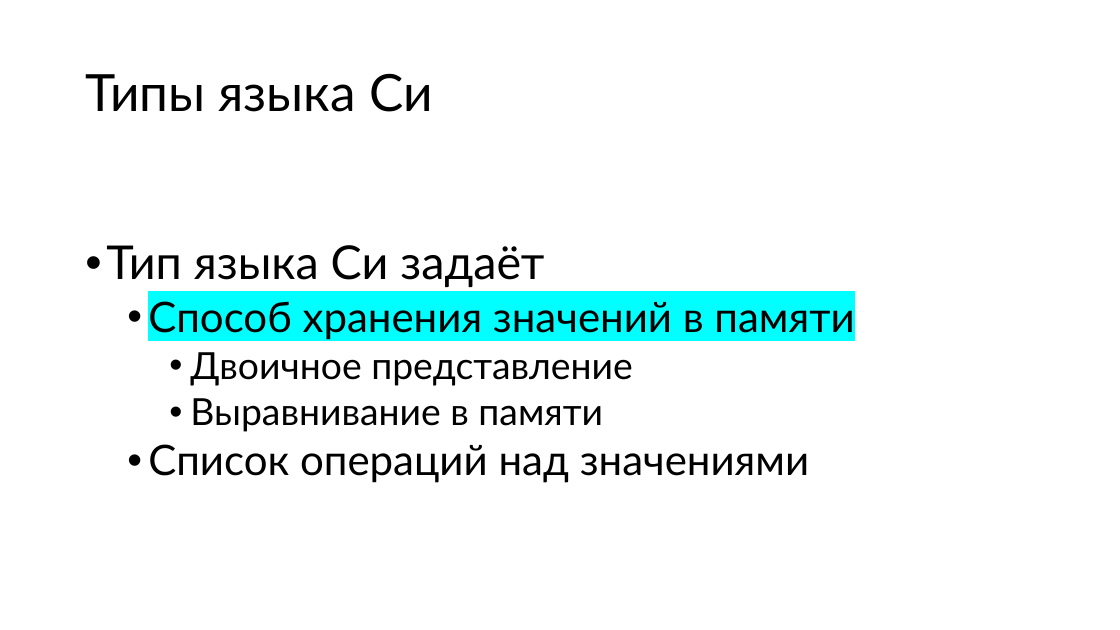
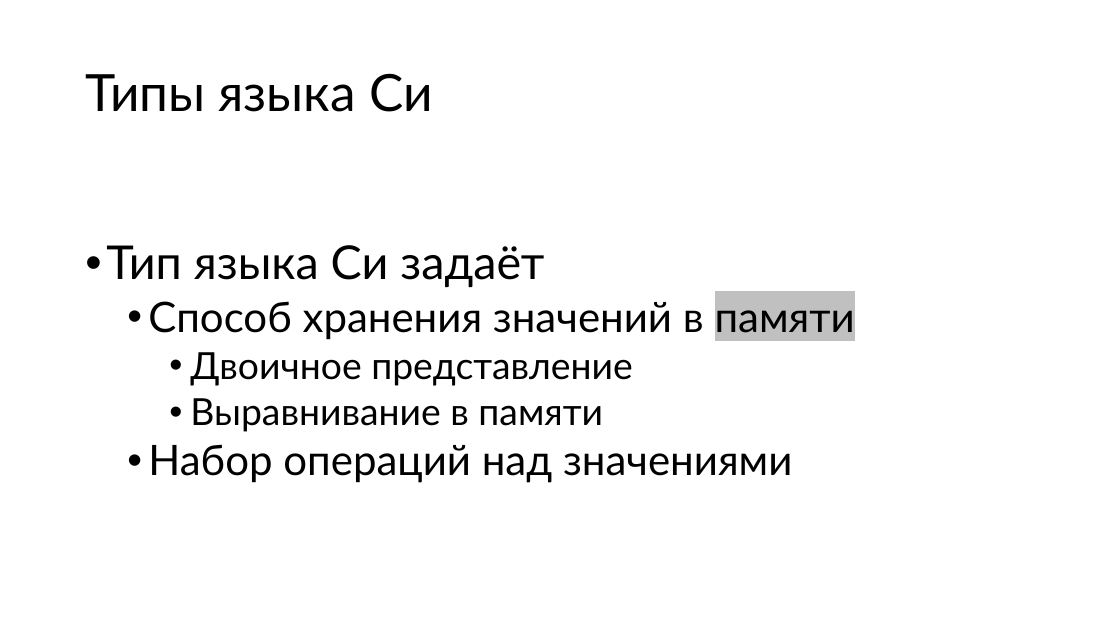
Before and after one commit to Evgueni-Petrov-aka-espetrov/Algorithms-and-Programming-in-C-pptx, a slide deck: slide 5 of 001 Типы языка Си.pptx. Drawn at 1120x630 pixels with LibreOffice and Linux fonts; fonts in the diff are those of the drawing. Boxes give left, top, right and bottom in pixels: in the first picture for what was removed or moved away, otherwise in the second. Text is boxed around its words. In the diff, an @@ line names an element or a change of style, - is before the commit and + after.

```diff
--- a/001 Типы языка Си.pptx
+++ b/001 Типы языка Си.pptx
@@ text at (x1=148, y1=301, x2=855, y2=340): highlight #00FFFF to none in "Способ хранения значений в"; highlight #00FFFF to #C0C0C0 in "памяти" @@
@@ text at (x1=148, y1=444, x2=792, y2=483): text changed @@
-  • Список операций над значениями
+  • Набор операций над значениями
```
Also in this commit, not shown: 16 other slides changed, 1 other file.
